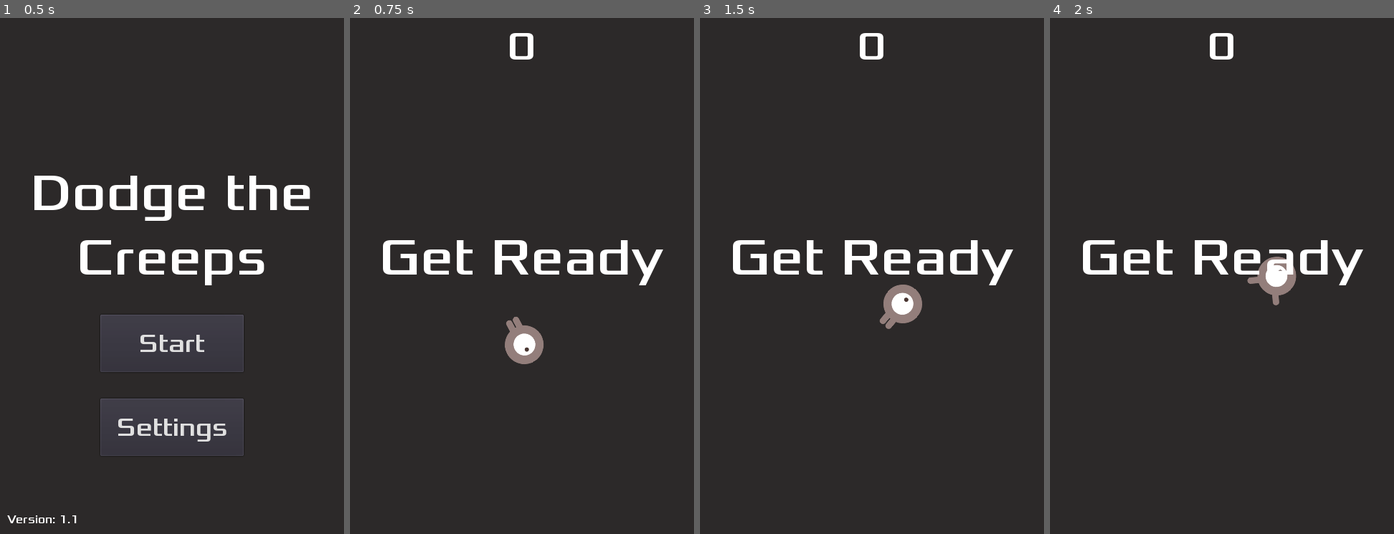
Above: before the commit, frames 1-4 (left to right).
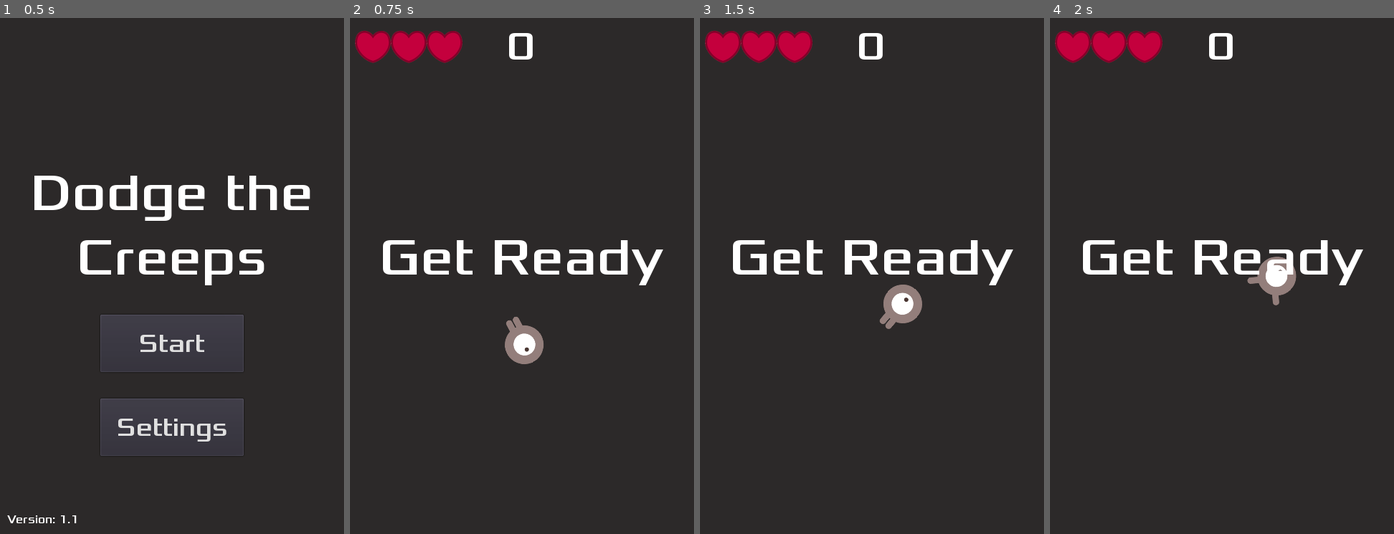
Above: after the commit, the same moments.

Repository: STYJ/Dodge-the-Creeps-enhanced-edition
Game: Godot game, scene res://main.tscn
Same seed, same stepped clock (60 frames per second), same inputs: the game is played once before the commit and once after it.
Inputs (mouse positions are in pixels of both pictures, inside the frame that each line leads up to):
- Up to frame 1 (0.5 s): no input
- Up to frame 2 (0.75 s): click "Start" at 0.5 s
- Up to frame 3 (1.5 s): tap Enter at 1.25 s; move the mouse to (947, 250) at 1.27 s; press the mouse at (947, 250) at 1.28 s
- Up to frame 4 (2 s): no input

Frame 1 is identical in both runs. In frame 2, 1.6% of the frame differs, in the area x 1-54%, y 2-9%; in frame 3, 1.6%; in frame 4, 1.6%.

Commit message:
added lives

Diff:
--- a/HUD.gd
+++ b/HUD.gd
@@ -3,13 +3,14 @@
 signal start_game
 signal single_life
 signal increased_spawn
+const MAX_HEALTH = 99
 
 func show_message(text):
 	$VBoxContainer/Body/MessageLabel.text = text
 	$VBoxContainer/Body/MessageLabel.show()
 	$MessageTimer.start()
 
-func show_game_over():
+func show_game_over(highscore):
 	show_message("Game Over")
 	# yield is like pausing the processing the next part of the code until it
 	# receives a certain signal from a certain node.
@@ -17,12 +18,17 @@
 
 	$VBoxContainer/Body/MessageLabel.text = "Dodge the\nCreeps!"
 	$VBoxContainer/Body/MessageLabel.show()
+
+	_hide_lives()
+	_update_highscore(highscore)
+
 	# Make a one-shot timer and wait for it to finish.
 	yield(get_tree().create_timer(1), "timeout")
-	show_buttons()
+	_show_buttons()
 	$VBoxContainer/Footer/Version.show()
 
-func update_highscore(highscore):
+
+func _update_highscore(highscore):
 	$VBoxContainer/Header/ScoreLabel.text = "High score: %s" % highscore
 	yield(get_tree().create_timer(1), "timeout")
 	$VBoxContainer/Header/ScoreLabel.hide()
@@ -31,19 +37,35 @@
 	$VBoxContainer/Header/ScoreLabel.text = str(score)
 
 func _on_StartButton_pressed():
+	_show_lives()
 	$VBoxContainer/Header/ScoreLabel.show()
-	hide_buttons()
+	_hide_buttons()
 	$VBoxContainer/Footer/Version.hide()
+	update_health(MAX_HEALTH)
 	emit_signal("start_game")
 
-func hide_buttons():
+func _show_lives():
+	if $Settings/SettingsValues/Hardcore/HardcoreCheckbox.pressed:
+		$VBoxContainer/Header/Lives/OneLife.show()
+		$VBoxContainer/Header/Lives/Spacer.show()
+	else:
+		$VBoxContainer/Header/Lives/ThreeLives.show()
+
+func _hide_lives():
+	if $Settings/SettingsValues/Hardcore/HardcoreCheckbox.pressed:
+		$VBoxContainer/Header/Lives/OneLife.hide()
+		$VBoxContainer/Header/Lives/Spacer.hide()
+	else:
+		$VBoxContainer/Header/Lives/ThreeLives.hide()
+
+func _hide_buttons():
 	# You don't want to do $VBoxContainer/Body/Buttons.hide() because it removes
 	# the entire element from the screen. This causes the message label to be
 	# out of alignment
 	$VBoxContainer/Body/Buttons/Start/StartButton.hide()
 	$VBoxContainer/Body/Buttons/Settings/SettingsButton.hide()
 
-func show_buttons():
+func _show_buttons():
 	$VBoxContainer/Body/Buttons/Start/StartButton.show()
 	$VBoxContainer/Body/Buttons/Settings/SettingsButton.show()
 
@@ -63,9 +85,11 @@
 	var curr_modifier = int($Settings/DifficultyValue.text)
 	var new_modifier = 0
 	if $Settings/SettingsValues/Hardcore/HardcoreCheckbox.pressed:
+		heart = $VBoxContainer/Header/Lives/OneLife
 		new_modifier = curr_modifier * 3
 		emit_signal("single_life", true)
 	else:
+		heart = $VBoxContainer/Header/Lives/ThreeLives
 		new_modifier = curr_modifier / 3
 		emit_signal("single_life", false)
 	_set_difficulty_value(new_modifier)
@@ -83,3 +107,21 @@
 
 func _set_difficulty_value(modifier):
 	$Settings/DifficultyValue.text = " %dx" % modifier if modifier < 10 else "%dx" % modifier
+
+### Lives related stuff on HUD
+onready var heart = $VBoxContainer/Header/Lives/ThreeLives
+onready var tween = $Tween
+var animated_health = 0
+
+func _process(_delta):
+	var round_value = round(animated_health)
+	heart.value = round_value
+
+func update_health(new_value):
+	if not tween.is_active():
+		tween.start()
+	tween.interpolate_property(self, "animated_health", animated_health, new_value, 0.1)
+
+func _on_Player_hit():
+	var damage = MAX_HEALTH if $Settings/SettingsValues/Hardcore/HardcoreCheckbox.pressed else MAX_HEALTH/3
+	update_health(animated_health - damage)
--- a/HUD.tscn
+++ b/HUD.tscn
@@ -1,8 +1,12 @@
-[gd_scene load_steps=14 format=2]
+[gd_scene load_steps=18 format=2]
 
 [ext_resource path="res://HUD.gd" type="Script" id=1]
 [ext_resource path="res://dodge_assets/fonts/Xolonium-Regular.ttf" type="DynamicFontData" id=2]
 [ext_resource path="res://dodge_assets/art/menu_bg.png" type="Texture" id=3]
+[ext_resource path="res://dodge_assets/art/3_hearts_fg.png" type="Texture" id=4]
+[ext_resource path="res://dodge_assets/art/3_hearts_bg.png" type="Texture" id=5]
+[ext_resource path="res://dodge_assets/art/heart_fg.png" type="Texture" id=6]
+[ext_resource path="res://dodge_assets/art/heart_bg.png" type="Texture" id=7]
 
 [sub_resource type="DynamicFont" id=1]
 size = 56
@@ -62,10 +66,49 @@
 margin_bottom = 80.0
 rect_min_size = Vector2( 0, 80 )
 
+[node name="Lives" type="HBoxContainer" parent="VBoxContainer/Header"]
+margin_right = 157.0
+margin_bottom = 80.0
+size_flags_horizontal = 3
+__meta__ = {
+"_edit_use_anchors_": false
+}
+
+[node name="OneLife" type="TextureProgress" parent="VBoxContainer/Header/Lives"]
+visible = false
+margin_left = 53.0
+margin_top = 17.0
+margin_right = 103.0
+margin_bottom = 63.0
+size_flags_horizontal = 6
+size_flags_vertical = 6
+max_value = 99.0
+texture_over = ExtResource( 7 )
+texture_progress = ExtResource( 6 )
+
+[node name="Spacer" type="CenterContainer" parent="VBoxContainer/Header/Lives"]
+visible = false
+margin_left = 80.0
+margin_right = 157.0
+margin_bottom = 80.0
+size_flags_horizontal = 3
+
+[node name="ThreeLives" type="TextureProgress" parent="VBoxContainer/Header/Lives"]
+visible = false
+margin_left = 7.0
+margin_top = 17.0
+margin_right = 157.0
+margin_bottom = 63.0
+size_flags_horizontal = 10
+size_flags_vertical = 6
+max_value = 99.0
+texture_over = ExtResource( 5 )
+texture_progress = ExtResource( 4 )
+
 [node name="ScoreLabel" type="Label" parent="VBoxContainer/Header"]
-margin_left = 240.0
+margin_left = 239.0
 margin_top = 5.0
-margin_right = 240.0
+margin_right = 239.0
 margin_bottom = 74.0
 size_flags_horizontal = 6
 size_flags_vertical = 6
@@ -75,6 +118,12 @@
 __meta__ = {
 "_edit_use_anchors_": false
 }
+
+[node name="Spacer" type="CenterContainer" parent="VBoxContainer/Header"]
+margin_left = 322.0
+margin_right = 480.0
+margin_bottom = 80.0
+size_flags_horizontal = 3
 
 [node name="Body" type="VBoxContainer" parent="VBoxContainer"]
 margin_top = 84.0
@@ -270,6 +319,8 @@
 size_flags_vertical = 1
 custom_fonts/font = SubResource( 10 )
 text = "Increased Spawn"
+
+[node name="Tween" type="Tween" parent="."]
 [connection signal="timeout" from="MessageTimer" to="." method="_on_MessageTimer_timeout"]
 [connection signal="pressed" from="VBoxContainer/Body/Buttons/Start/StartButton" to="." method="_on_StartButton_pressed"]
 [connection signal="pressed" from="VBoxContainer/Body/Buttons/Settings/SettingsButton" to="." method="_on_SettingsButton_pressed"]
--- a/Player.gd
+++ b/Player.gd
@@ -48,14 +48,7 @@
 	position.y = clamp(position.y, 0, screen_size.y)
 
 func _on_Player_body_entered(_body):
-	hide()  # Player disappears after being hit.
 	emit_signal("hit")
-	# After the first time the body is hit, you need to set the "Disabled"
-	# property on the CollisionShape2D child node to true.
-	# set_deferred() is used so we dont accidentally disable it when the engine
-	# collision is processing. It tells Godot engine to disable it when it is
-	# safe to do so.
-	$CollisionShape2D.set_deferred("disabled", true)
 
 # This function is to be called when the game is started or to reset the game
 func start(pos):
--- a/main.gd
+++ b/main.gd
@@ -7,13 +7,25 @@
 var highscore = 0
 var single_life_multiplier = 1.3
 var spawn_multiplier = 1
+var single_life = false
+var lives = 3
 const MOB_TIMER_DEFAULT_WAIT_TIME = 0.428
 const PITCH_SCALE_DEFAULT_TIME = 1
 
 func _ready():
 	randomize()
 
+# when main detects the "died" signal
 func game_over():
+	# Hide player
+	$Player.hide()
+	# After the player dies, you need to set the "Disabled"
+	# property on the CollisionShape2D child node to true.
+	# set_deferred() is used so we dont accidentally disable it when the engine
+	# collision is processing. It tells Godot engine to disable it when it is
+	# safe to do so.
+	$Player/CollisionShape2D.set_deferred("disabled", true)
+
 	# Stop creeps from spawning and scores from increasing
 	_stop_timers()
 
@@ -21,24 +33,23 @@
 	$Music.stop()
 	$DeathSound.play()
 
+	# Set highscore
+	if(score > highscore):
+		highscore = score
+
 	# Update HUD to show gameover
-	$HUD.show_game_over()
+	$HUD.show_game_over(highscore)
 
 	# Cleanup mobs
 	get_tree().call_group("mobs", "queue_free")
 
-	# Reset state for next round
+func new_game():
+	# Reset state
+	score = 0
 	$MobTimer.wait_time = MOB_TIMER_DEFAULT_WAIT_TIME
 	$Music.pitch_scale = PITCH_SCALE_DEFAULT_TIME
-	# Set highscore
-	if(score > highscore):
-		highscore = score
+	lives = 1 if single_life else 3
 
-	yield(get_tree().create_timer(1), "timeout")
-	$HUD.update_highscore(highscore);
-
-func new_game():
-	score = 0
 	$Player.start($StartPosition.position)
 	$StartTimer.start()
 	$HUD.update_score(score)
@@ -92,11 +103,18 @@
 	$MobTimer.stop()
 	$MultiplierTimer.stop()
 
-
 func _on_HUD_single_life(is_true):
-	print("single life") if is_true else print("multiple lives")
-	pass # Replace with function body.
-
+	single_life = is_true
+	lives = 1 if is_true else 3
 
 func _on_HUD_increased_spawn(is_true):
 	spawn_multiplier = 0.995 if is_true else 1
+
+func _on_Player_hit():
+#	can't seem to do game_over() if lives == 0 else lives--
+#	also can't do like -- lives
+	lives -= 1
+	# Todo: Play hit sound
+	# clear mobs, spawn again after 2 seconds of blinking
+	if(lives == 0):
+		game_over()
--- a/main.tscn
+++ b/main.tscn
@@ -54,7 +54,8 @@
 
 [node name="DeathSound" type="AudioStreamPlayer" parent="."]
 stream = ExtResource( 5 )
-[connection signal="hit" from="Player" to="." method="game_over"]
+[connection signal="hit" from="Player" to="." method="_on_Player_hit"]
+[connection signal="hit" from="Player" to="HUD" method="_on_Player_hit"]
 [connection signal="timeout" from="MobTimer" to="." method="_on_MobTimer_timeout"]
 [connection signal="timeout" from="ScoreTimer" to="." method="_on_ScoreTimer_timeout"]
 [connection signal="timeout" from="StartTimer" to="." method="_on_StartTimer_timeout"]
Binary file added: dodge_assets/art/3_hearts_bg.png
Not shown, added: dodge_assets/art/3_hearts_bg.png.import
Binary file added: dodge_assets/art/3_hearts_fg.png
Not shown, added: dodge_assets/art/3_hearts_fg.png.import
Binary file added: dodge_assets/art/heart_bg.png
Not shown, added: dodge_assets/art/heart_bg.png.import
Binary file added: dodge_assets/art/heart_fg.png
Not shown, added: dodge_assets/art/heart_fg.png.import
